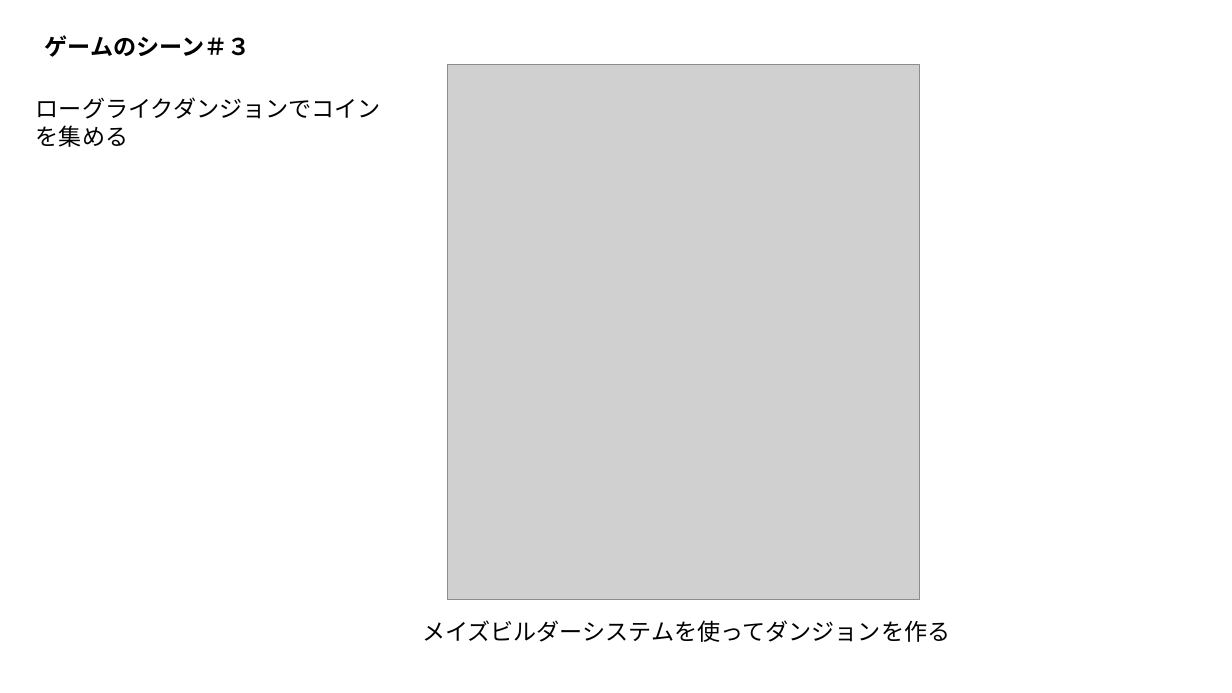
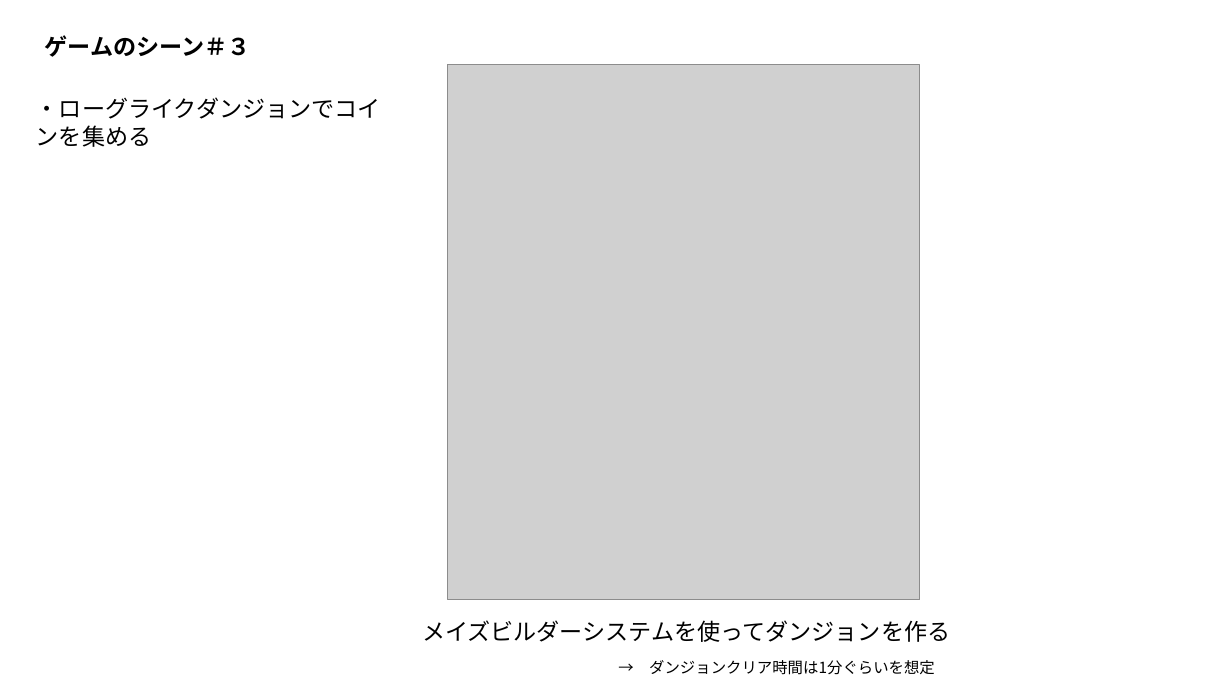
Before and after one commit to Wonchul-Jung88/Indie_Game_Challenge, a slide deck: slide 8 of Indie Game Challenge/Assets/Document/開発資料.pptx. Drawn at 1232x693 pixels with LibreOffice and Linux fonts; fonts in the diff are those of the drawing; grey boxes stand for pictures. Boxes give left, top, right and bottom in pixels: in the first picture for what was removed or moved away, otherwise in the second. Text is boxed around its words. In the diff, an @@ line names an element or a change of style, - is before the commit and + after.

```diff
--- a/Indie Game Challenge/Assets/Document/開発資料.pptx
+++ b/Indie Game Challenge/Assets/Document/開発資料.pptx
@@ text at box(36, 97, 381, 147): text changed @@
-ローグライクダンジョンでコインを集める
+・ローグライクダンジョンでコインを集める
@@ text added at box(649, 660, 935, 675), 12 pt, text #000000 @@
+→ ダンジョンクリア時間は1分ぐらいを想定
```
Also in this commit, not shown: 1 other slide changed, 2 other files.
